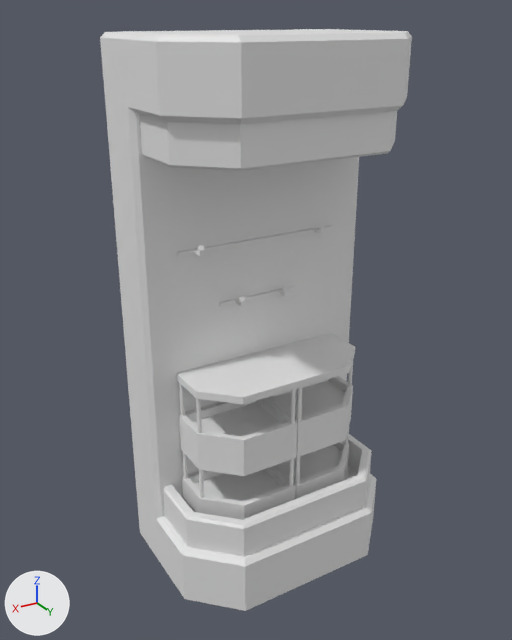
Renders of the FBX model Assets/WeaponCabinet.fbx from each side of a commit.
One viewpoint serves both versions: a 50 mm camera at (3.24, 5.12, 5.41) aimed at (0.11, -0.09, 2.81). The lights are fixed; the arrows at lower left show +X, +Y and +Z. Where no turn or scale is listed for an object, it has been applied to the vertices.

The scene before the commit, as lines of its bpy script (objects in view):
```python
me_cube_002 = bpy.data.meshes.new('Cube.002')
me_cube_002.from_pydata(...)  # 48 vertices, 44 faces; spans x -1.25..0.51, y -0.36..0.34, z -0.19..0.19
me_cube_005 = bpy.data.meshes.new('Cube.005')
me_cube_005.from_pydata(...)  # 12 vertices, 10 faces; spans x -0.88..0.88, y -0.37..0.33, z -0.07..0.0
me_cube_008 = bpy.data.meshes.new('Cube.008')
me_cube_008.from_pydata(...)  # 52 vertices, 52 faces; spans x -0.82..0.82, y -0.01..0.12, z -0.01..0.07
me_cube_011 = bpy.data.meshes.new('Cube.011')
me_cube_011.from_pydata(...)  # 48 vertices, 44 faces; spans x -1.25..0.51, y -0.36..0.34, z -0.19..0.19
ob_cube_001 = bpy.data.objects.new('Cube.001', me_cube_002)
ob_cube_001.location = (0.37, 0.14, 1.06)
ob_cube_002 = bpy.data.objects.new('Cube.002', me_cube_011)
ob_cube_002.location = (0.37, 0.14, 1.77)
ob_cube_003 = bpy.data.objects.new('Cube.003', me_cube_005)
ob_cube_003.location = (0.0, 0.14, 2.39)
ob_cube_006 = bpy.data.objects.new('Cube.006', me_cube_008)
ob_cube_006.location = (0.0, -0.22, 3.53)
# also in view: 'Cube' at (0.0, -0.02, 2.79); 'Cube.004' at (0.0, 0.22, 2.79)
```
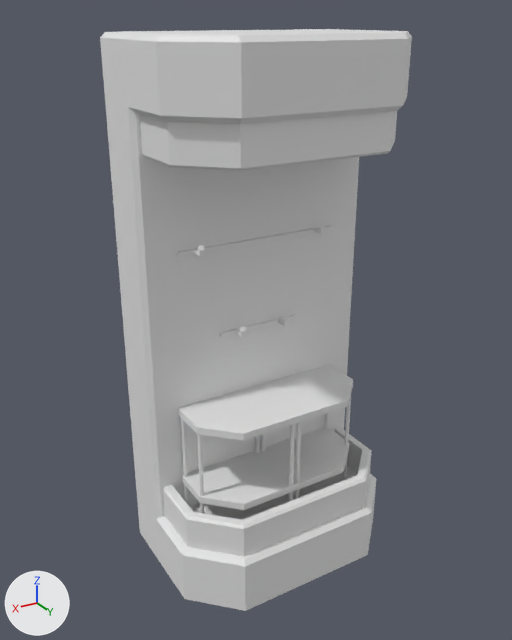
Where the newer file only moved an object's origin or applied its transform, the numbers keep the older frame.

Changed parts and their boxes (x1, y1, x2, y2) in the pictures (512 x 640 px):
'Cube.002', reshaped, moved (17% shorter): before (179, 376, 353, 476); after (182, 427, 349, 510)
'Cube.003', moved: before (176, 333, 355, 404); after (178, 365, 353, 441)
'Cube.001', deleted: before (182, 441, 349, 520)

The edits, one by one:
me_cube_011 is used by ob_cube_002; location (0.37, 0.14, 1.77).
me_cube_011 had 48 vertices, 44 faces and spanned x -1.25..0.51, y -0.36..0.34, z -0.19..0.19.
me_cube_011 now has 12 vertices, 10 faces and spans x -0.88..0.88, y -0.37..0.33, z -0.07..0.0.
me_cube_011 part 1: the whole mesh is rebuilt.
Object 'Cube.002' (ob_cube_002) moves from (0.37, 0.14, 1.77) to (0.0, 0.14, 1.27).
Object 'Cube.003' (ob_cube_003) moves from (0.0, 0.14, 2.39) to (0.0, 0.14, 2.03).
Object 'Cube.001' (ob_cube_001) is deleted.
